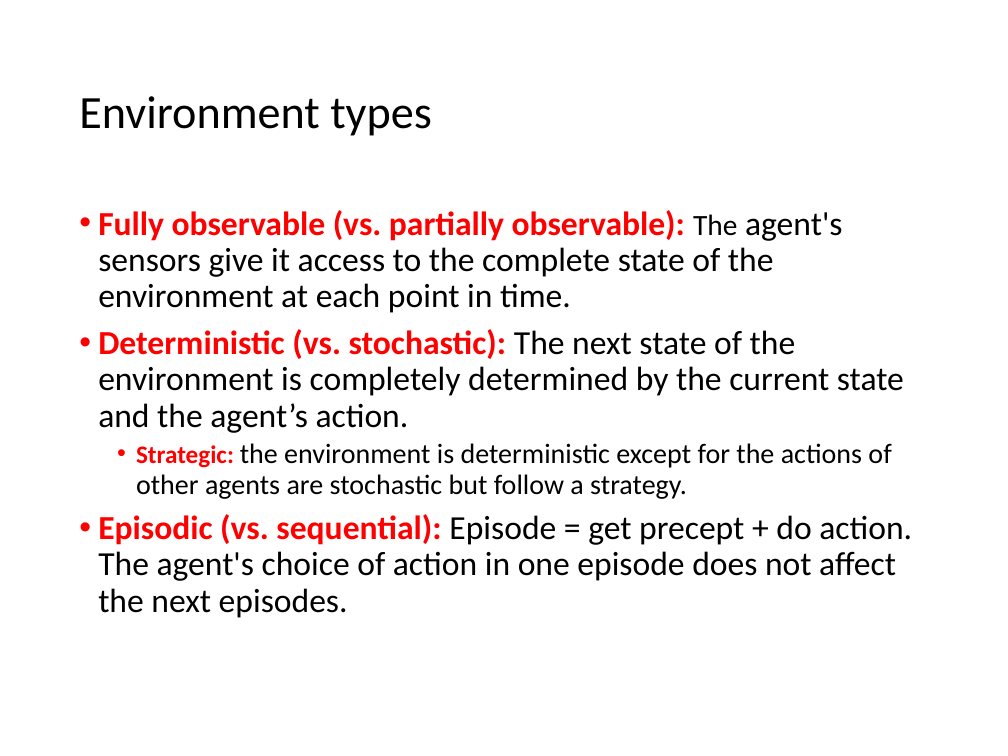
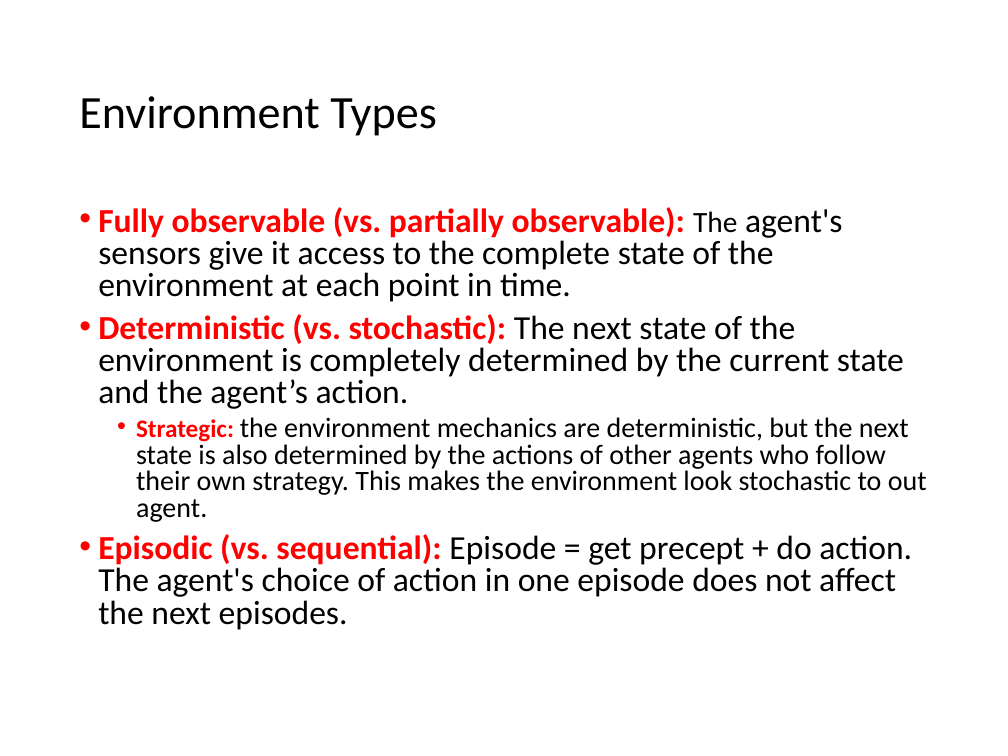
Before and after one commit to mhahsler/CS7320-AI, a slide deck: slide 15 of slides/02_agents.pptx (slide 11 before the commit). Drawn at 1008x756 pixels with LibreOffice and Linux fonts; fonts in the diff are those of the drawing. Boxes give left, top, right and bottom in pixels: in the first picture for what was removed or moved away, otherwise in the second. Text is boxed around its words. In the diff, an @@ line names an element or a change of style, - is before the commit and + after.

```diff
--- a/slides/02_agents.pptx
+++ b/slides/02_agents.pptx
@@ title at [79,96,437,136]: text changed @@
-Environment types
+Environment Types
@@ text at [98,207,912,630]: line spacing 0.9 to 0.8 @@
@@ text at [136,417,927,522]: text changed @@
-  • Strategic: the environment is deterministic except for the actions of other agents are stochastic but follow a strategy.
+  • Strategic: the environment mechanics are deterministic, but the next state is also determined by the actions of other agents who follow their own strategy. This makes the environment look stochastic to out agent.
```
Also in this commit, not shown: 23 other slides changed, 5 slides added, 1 other file.
